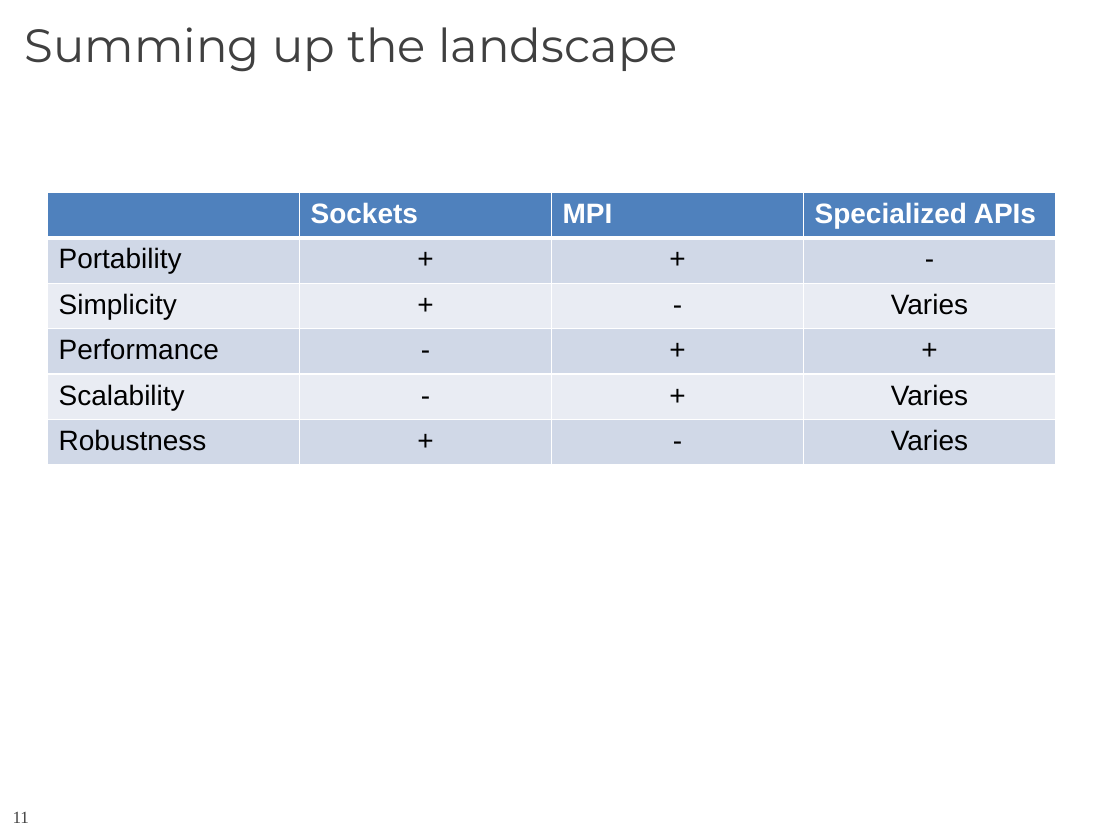
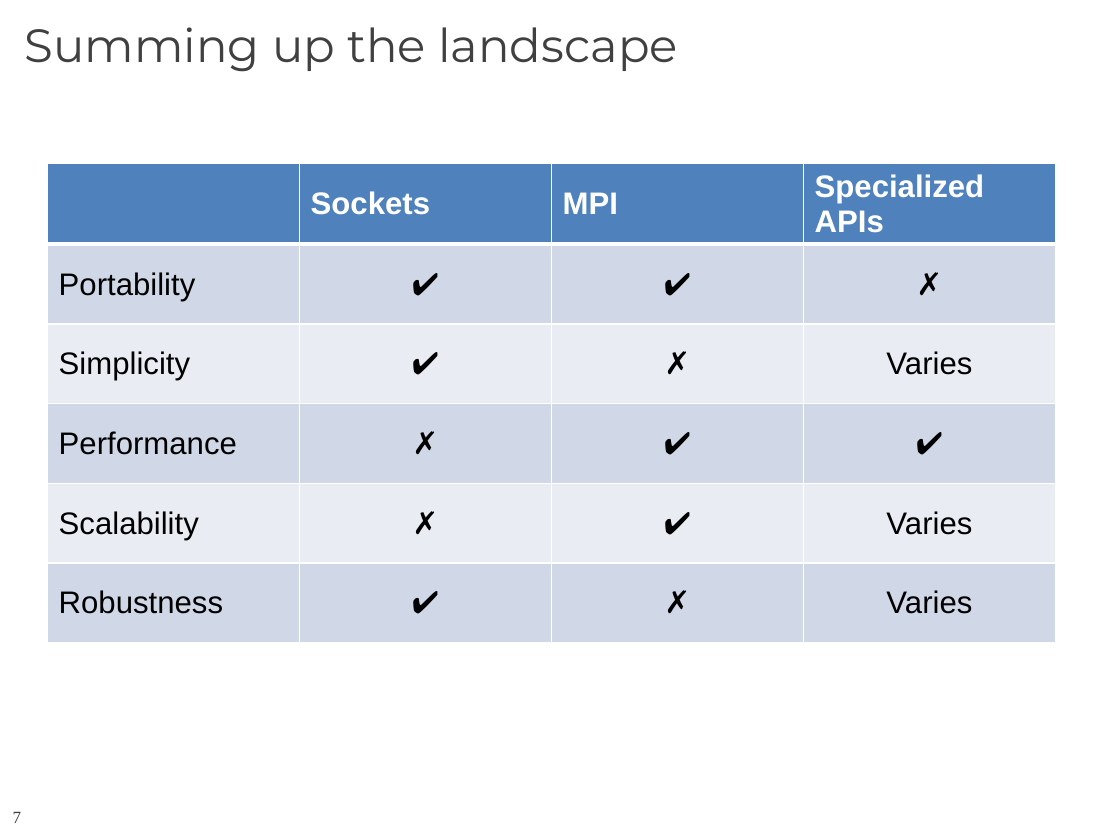
Before and after one commit to CCI/pub, a slide deck: slide 7 of slides/HotI-2011/2011-HotI-CCI-OLCF.pptx (slide 11 before the commit). Drawn at 1120x840 pixels with LibreOffice and Linux fonts; fonts in the diff are those of the drawing; background and template pictures are left out. Boxes give left, top, right and bottom in pixels: in the first picture for what was removed or moved away, otherwise in the second. Text is boxed around its words. In the diff, an @@ line names an element or a change of style, - is before the commit and + after.

```diff
--- a/slides/HotI-2011/2011-HotI-CCI-OLCF.pptx
+++ b/slides/HotI-2011/2011-HotI-CCI-OLCF.pptx
@@ table at (x1=47, y1=164, x2=1055, y2=642) @@
-row 2: Portability | + | + | -
+row 2: Portability | ✔ | ✔ | ✗
-row 3, column 2: +
+row 3, column 2: ✔
-row 3, column 3: -
+row 3, column 3: ✗
-row 4: Performance | - | + | +
+row 4: Performance | ✗ | ✔ | ✔
-row 5, column 2: -
+row 5, column 2: ✗
-row 5, column 3: +
+row 5, column 3: ✔
-row 6, column 2: +
+row 6, column 2: ✔
-row 6, column 3: -
+row 6, column 3: ✗
@@ size 18 to 20 pt in "Sockets", "MPI", "Specialized APIs", "Portability" and 7 more places @@
@@ table resized from (x1=47, y1=193, x2=1055, y2=465) to (x1=47, y1=164, x2=1055, y2=642) @@
@@ page number at (x1=13, y1=812, x2=22, y2=823): text changed @@
-11
+7
```
Also in this commit, not shown: 8 other slides changed, 2 slides added, 3 slides removed.
